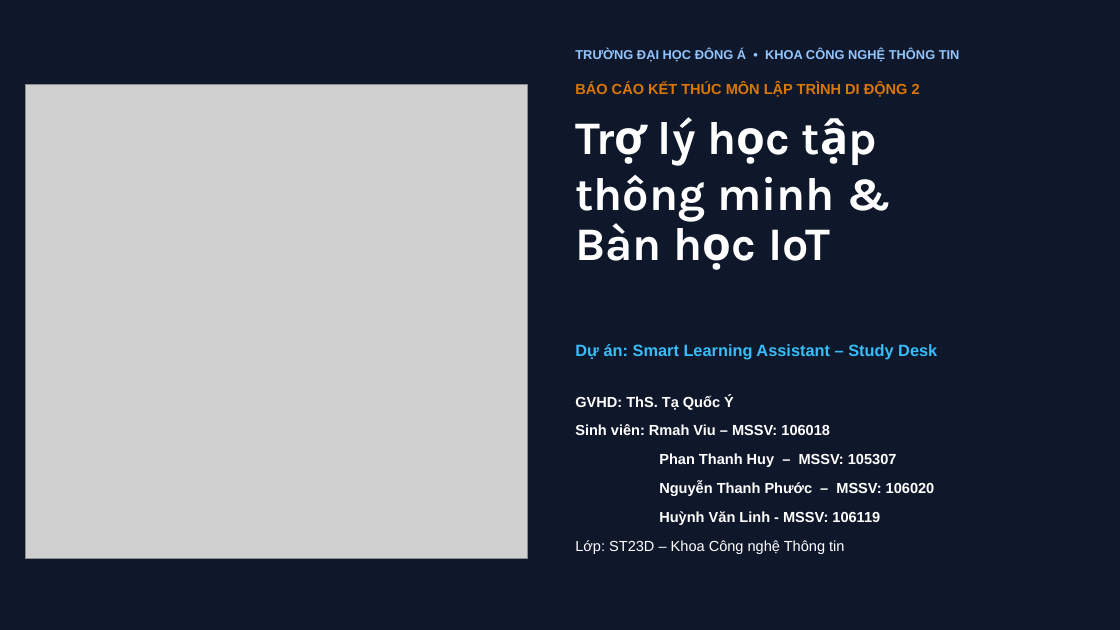
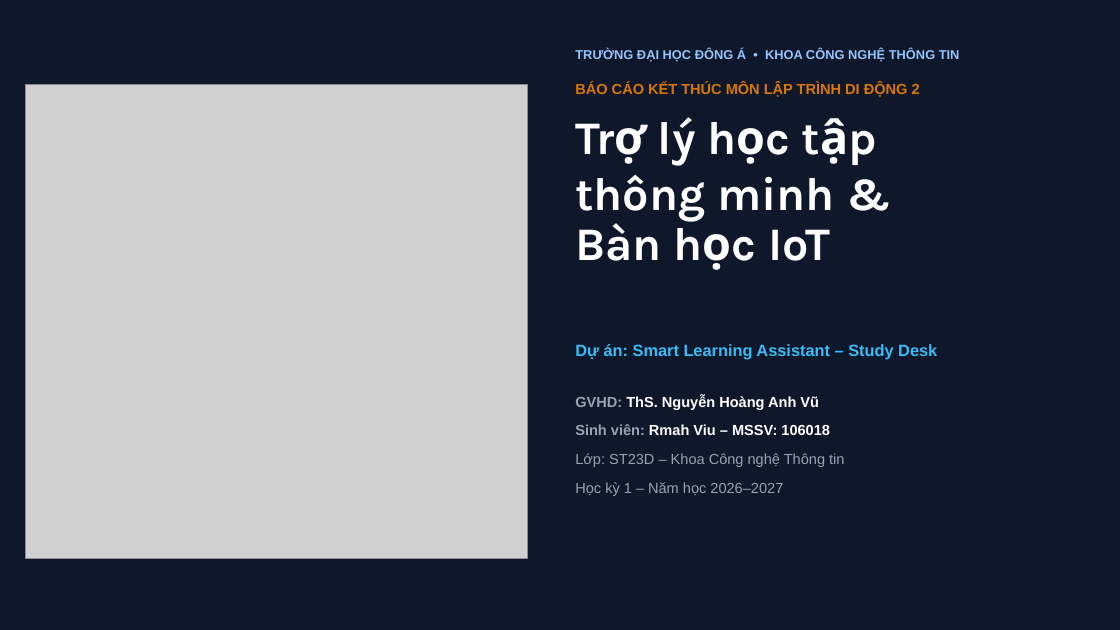
Before and after one commit to ViuGiaLai/Smart-Learning-Assistant-StudyDesk, a slide deck: slide 1 of docs/Slide_Smart_Learning_Assistant.pptx. Drawn at 1120x630 pixels with LibreOffice and Linux fonts; fonts in the diff are those of the drawing; grey boxes stand for pictures. Boxes give left, top, right and bottom in pixels: in the first picture for what was removed or moved away, otherwise in the second. Text is boxed around its words. In the diff, an @@ line names an element or a change of style, - is before the commit and + after.

```diff
--- a/docs/Slide_Smart_Learning_Assistant.pptx
+++ b/docs/Slide_Smart_Learning_Assistant.pptx
@@ text at box(575, 395, 819, 410): text changed @@
-GVHD: ThS. Tạ Quốc Ý
+GVHD: ThS. Nguyễn Hoàng Anh Vũ
@@ text at box(575, 424, 844, 467): text colour #FFFFFF to #94A3B8 in "Sinh viên:", "Lớp: ST23D – Khoa Công nghệ Thông ..." @@
@@ text at box(659, 453, 935, 525): paragraphs removed @@
-  Phan Thanh Huy – MSSV: 105307
-  Nguyễn Thanh Phước – MSSV: 106020
-  Huỳnh Văn Linh - MSSV: 106119
@@ text at box(575, 482, 783, 496): paragraph added @@
+Học kỳ 1 – Năm học 2026–2027
```
Also in this commit, not shown: 7 other slides changed, 1 slide added, 33 other files.
